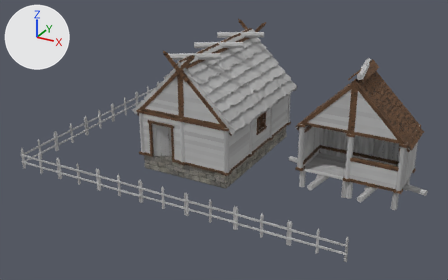
An edit to the glTF model construcao-lowpoly/modelos/casa_exemplo.glb, drawn before and after from the same camera.
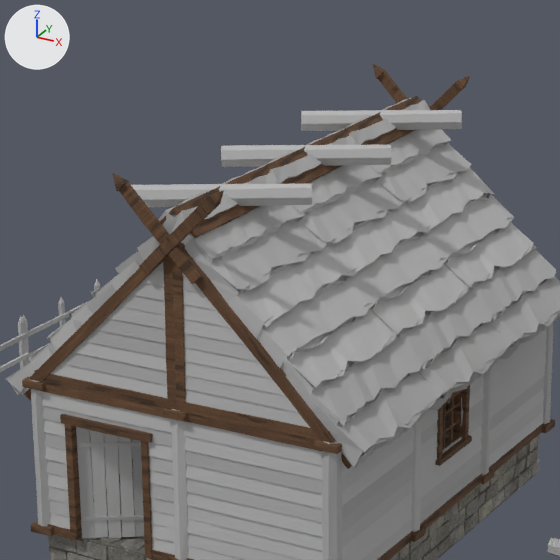
The first picture shows the older version from a camera (50 mm lens) standing at (18.9, -33.7, 17.3) and looking at (1.8, -2.7, 1.8). The close-ups show the older and then the newer version on the part from 29% to 65% of the width and 0% to 58% of the height of that picture. Only the edits that show in the close-ups are written down. Lighting does not change. The marker at upper left points along +X, +Y and +Z. Where no turn or scale is listed for an object, it has been applied to the vertices. Vertices at exactly the same position are counted once.

The first close-up shows 'batente_porta_madeira', 'cumeeira_tronco', 'cumeeira_tronco.001', 'cumeeira_tronco.002', 'parede_tabuas_madeira', 'parede_tabuas_madeira.003', 'parede_tabuas_madeira.005', 'parede_triangular_madeira', 'parede_triangular_madeira.001', 'parede_triangular_madeira_escura', 'parede_triangular_madeira_escura.001', 'porta_madeira', 'telhado_palha_palha.001', 'telhado_palha_palha.003', 'telhado_palha_palha.005' and 40 more.
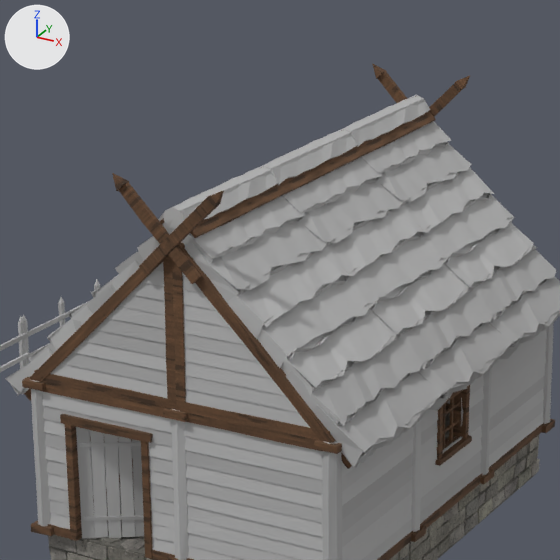
Where the change shows, as pixel boxes (x1, y1, x2, y2) in the close-ups (560 x 560 px; the box of a moved part takes in the faces that stretch with it):
'cumeeira_tronco.002', reshaped (40% narrower, 167% taller): before (131, 184, 312, 207); after (164, 166, 272, 229)
'cumeeira_tronco.001', reshaped: before (221, 145, 392, 167); after (260, 129, 351, 170)
'cumeeira_tronco', reshaped: before (301, 110, 462, 131); after (343, 95, 424, 132)
part 1 of me_mesh_36, moved or reshaped: before (131, 110, 462, 207); after (164, 95, 424, 229)

The change, as a diff of the scene's bpy script:
```diff
--- a/construcao-lowpoly/modelos/casa_exemplo.glb.py
+++ b/construcao-lowpoly/modelos/casa_exemplo.glb.py
@@ me_mesh_36 @@
 # used by ob_cumeeira_tronco; parent = ob_cumeeira; location = (0.0, 0.0, 0.0)
-me_mesh_36.from_pydata(...)  # 23 vertices, 42 faces; spans x -1.0..0.98, y -1.42..1.42, z 0.22..0.62
+me_mesh_36.from_pydata(...)  # 23 vertices, 42 faces; spans x -1.57..1.57, y -0.2..0.19, z 0.23..0.61
+# me_mesh_36 part 1: 23 of 23 vertices moved; they spanned x -1.0..0.98, y -1.42..1.42, z 0.22..0.62 and now span x -1.57..1.57, y -0.2..0.19, z 0.23..0.61; mean shift (0.0, 0.0, 0.0)
 me_mesh_36.materials.append(mat_tronco)
```
